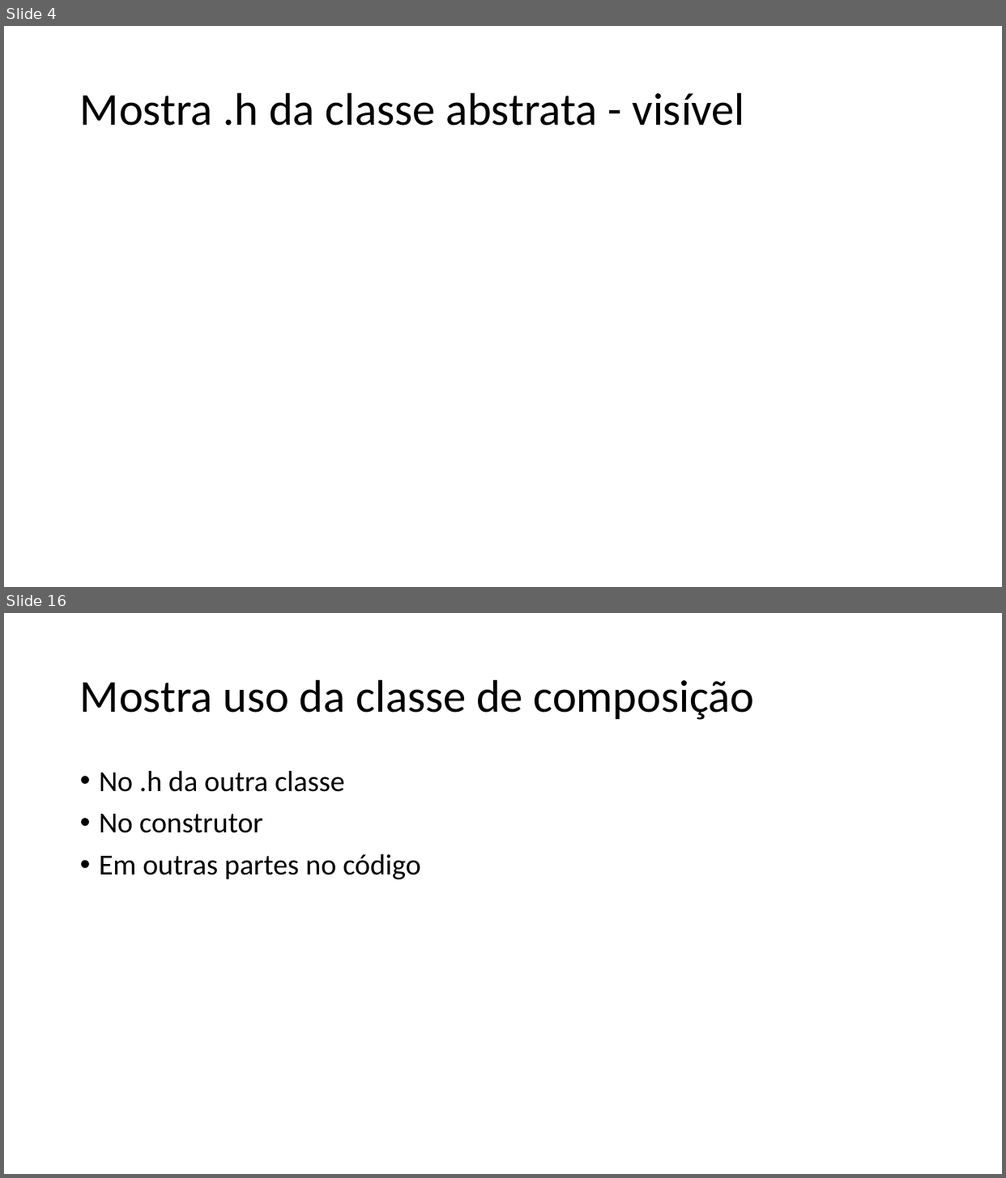
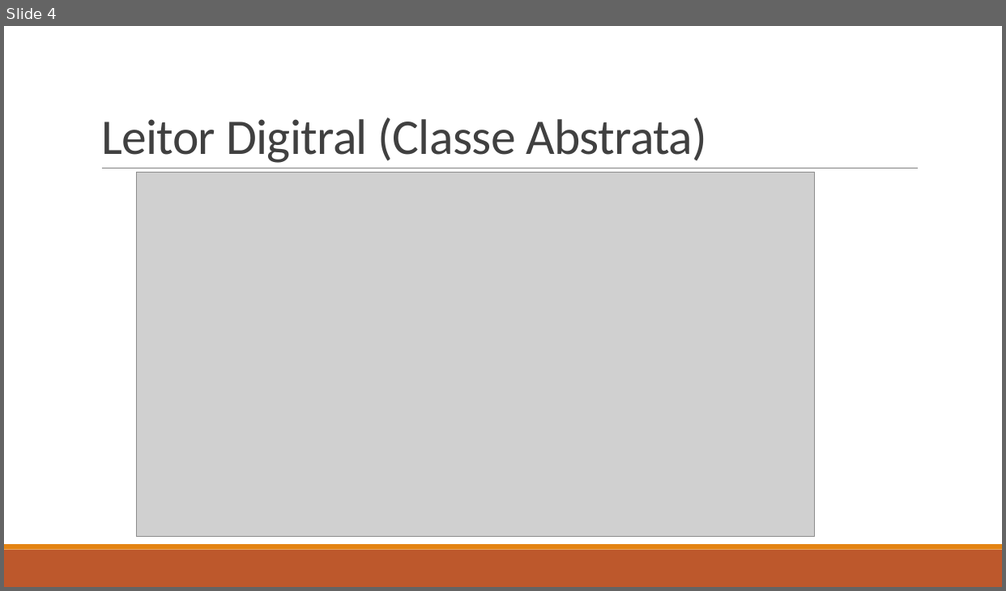
Before and after one commit to R-ronivaldo/LeitorDigital-Polimorfismo-, a slide deck: Requisitos Polimorfismo (1).pptx. Shown one above the other, each under a label of ours: slides 4 and 16 before the commit, slide 4 after it; the slides between them are not shown. The pictures are 1006x1178 and 1006x591 pixels, drawn with LibreOffice and Linux fonts; fonts in the diff are those of the drawing; grey boxes stand for pictures. Boxes give left, top, right and bottom in pixels: in the first picture for what was removed or moved away, otherwise in the second. Text is boxed around its words. In the diff, an @@ line names an element or a change of style, - is before the commit and + after.

```diff
--- a/Requisitos Polimorfismo (1).pptx
+++ b/Requisitos Polimorfismo (1).pptx
@@ slide 16 removed at bbox=[4, 613, 1002, 1174], background #FFFFFF @@
@@ title removed at bbox=[80, 679, 755, 720] @@
-Mostra uso da classe de composição
@@ text removed at bbox=[99, 771, 420, 879] @@
-• No .h da outra classe
-• No construtor
-• Em outras partes no código
@@ slide 4 changed as well @@
@@ title "Leitor Digitral (Classe Abstrata)" at bbox=[101, 118, 707, 163]: vertical alignment middle to bottom @@
@@ title at bbox=[101, 118, 707, 163]: text changed; size 44 to 48 pt; text colour #000000 to #404040 @@
-Mostra .h da classe abstrata - visível
+Leitor Digitral (Classe Abstrata)
@@ line added from (102, 169) to (918, 169), #808080 0.5 pt @@
@@ picture added at bbox=[136, 172, 814, 537] @@
@@ rectangle added at bbox=[4, 550, 1002, 587], fill #BD582C @@
@@ rectangle added at bbox=[4, 544, 1002, 550], fill #E48312 @@
```
Also in this commit, not shown: 5 other slides changed, 10 slides added, 9 other slides removed, 21 other files.
